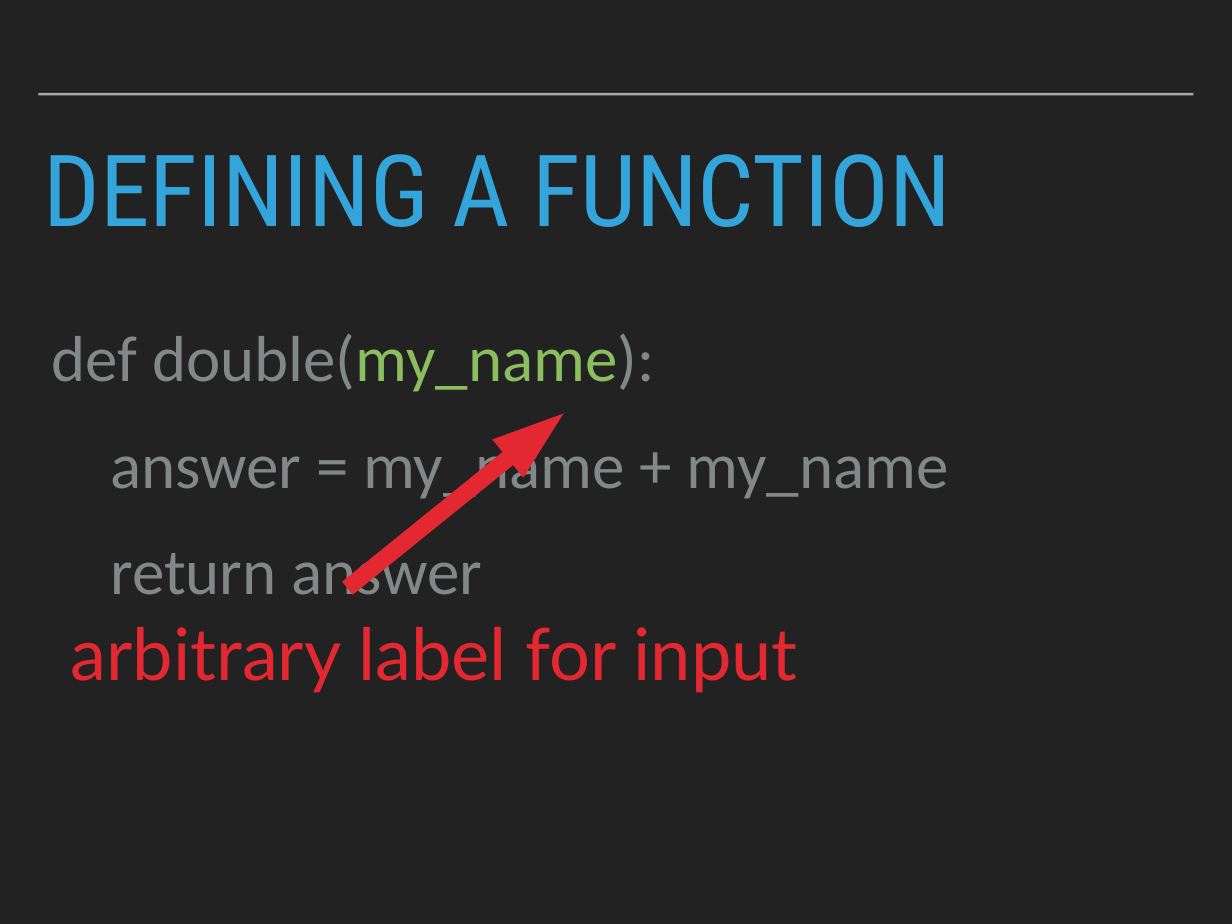
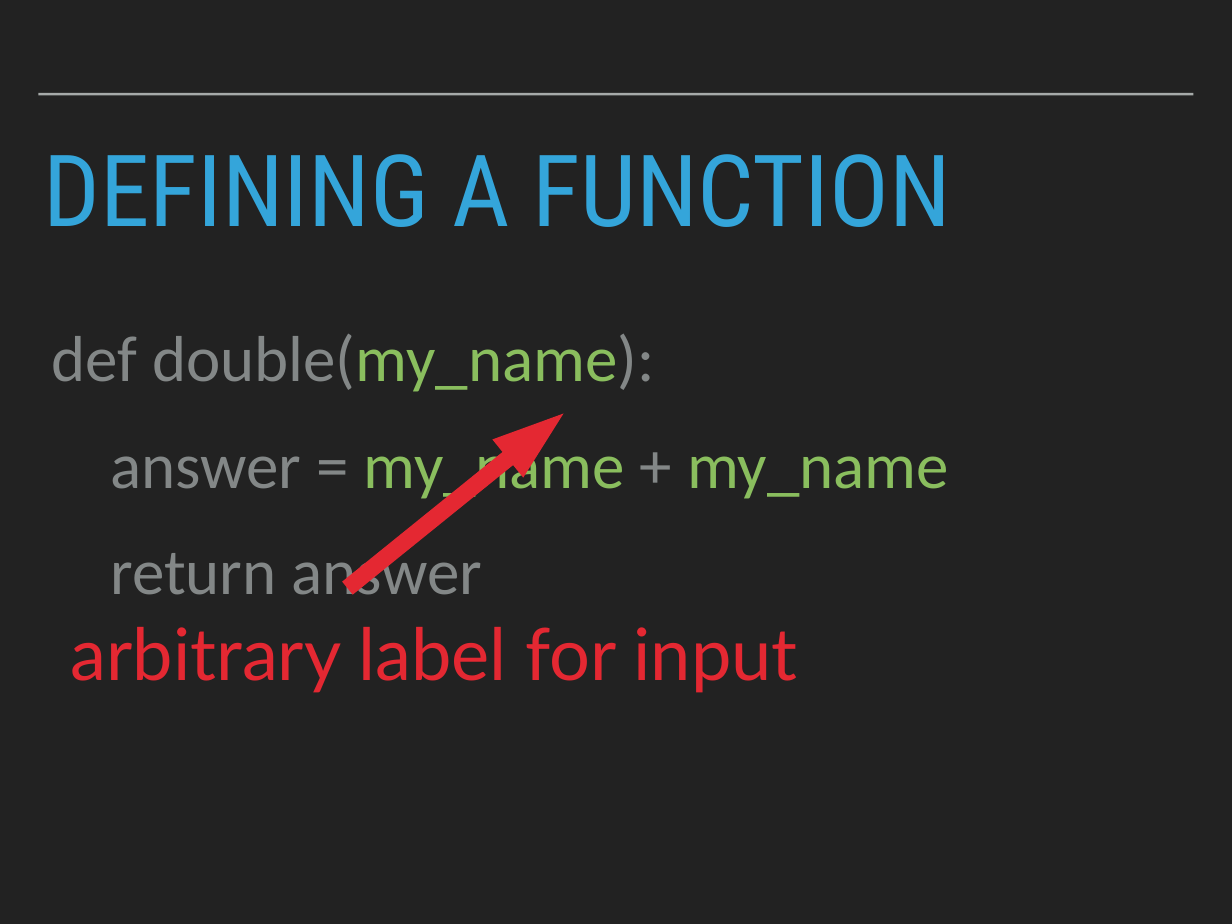
Before and after one commit to robcarrington/Week2_PythonForDataScience, a slide deck: slide 19 of Session3_Slides.pptx (slide 8 before the commit). Drawn at 1232x924 pixels with LibreOffice and Linux fonts; fonts in the diff are those of the drawing. Boxes give left, top, right and bottom in pixels: in the first picture for what was removed or moved away, otherwise in the second. Text is boxed around its words. In the diff, an @@ line names an element or a change of style, - is before the commit and + after.

```diff
--- a/Session3_Slides.pptx
+++ b/Session3_Slides.pptx
@@ text at box(110, 433, 949, 503): text colour #838787 to #8ABE5E in "my_name my_name" @@
```
Also in this commit, not shown: 4 other slides changed, 15 slides added, 6 slides removed, 3 other files.
